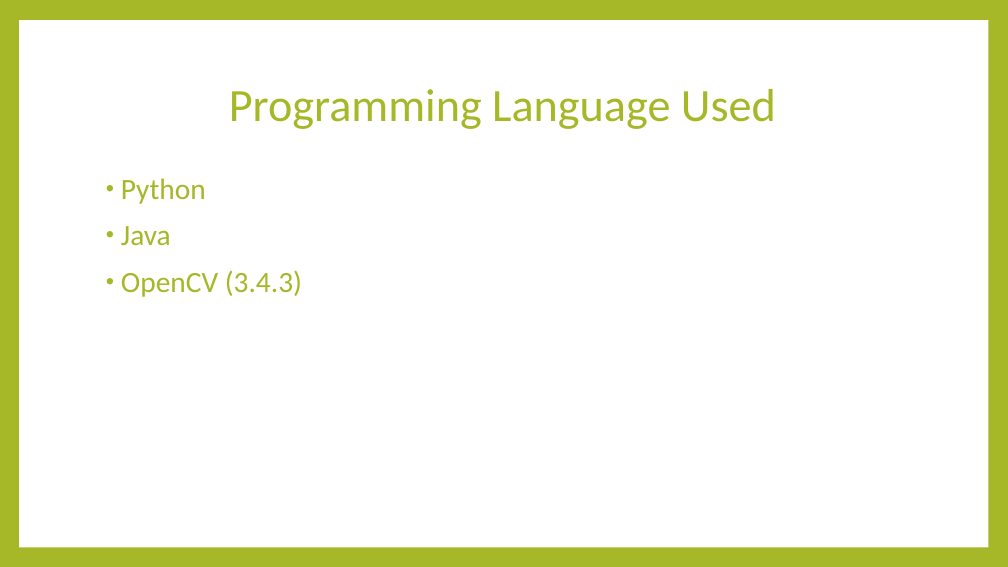
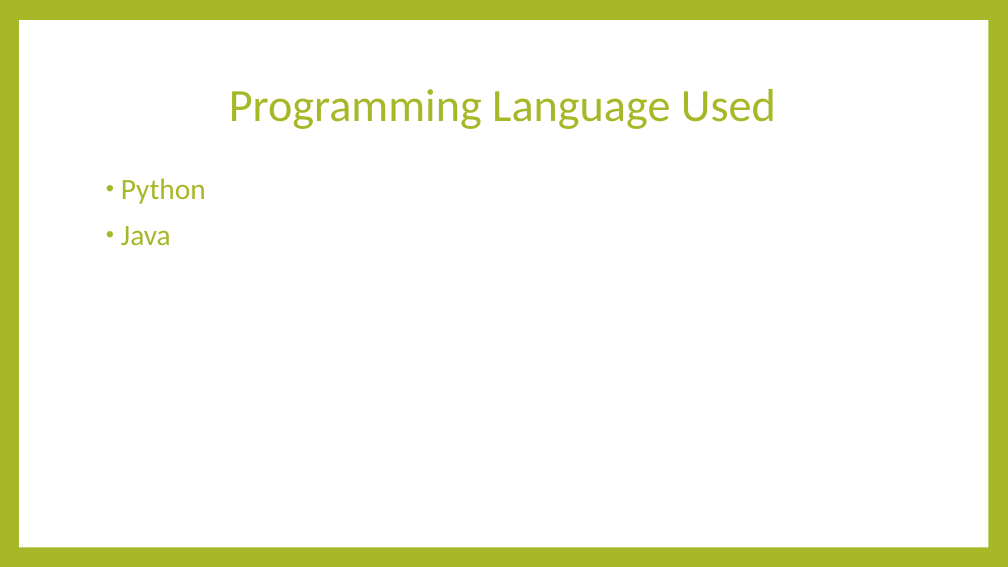
Before and after one commit to krrysis/Project, a slide deck: slide 6 of PPT/Leaf Disease Detection Using Image processing.pptx. Drawn at 1008x567 pixels with LibreOffice and Linux fonts; fonts in the diff are those of the drawing. Boxes give left, top, right and bottom in pixels: in the first picture for what was removed or moved away, otherwise in the second. Text is boxed around its words. In the diff, an @@ line names an element or a change of style, - is before the commit and + after.

```diff
--- a/PPT/Leaf Disease Detection Using Image processing.pptx
+++ b/PPT/Leaf Disease Detection Using Image processing.pptx
@@ text at box(121, 270, 302, 297): paragraph removed @@
-• OpenCV (3.4.3)
```
Also in this commit, not shown: 1 other slide changed.
